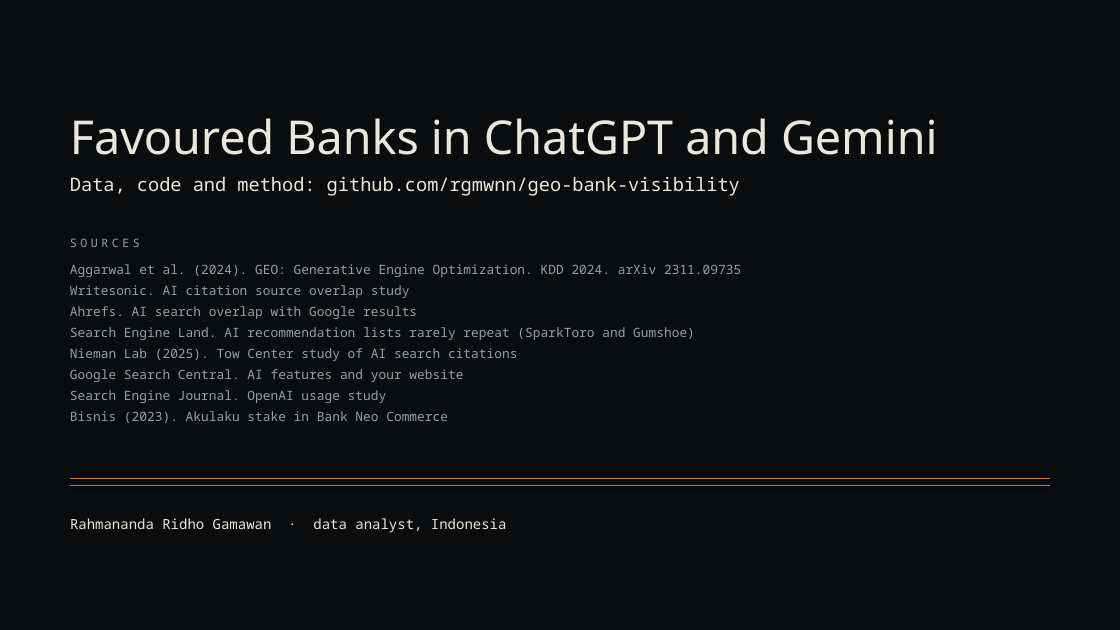
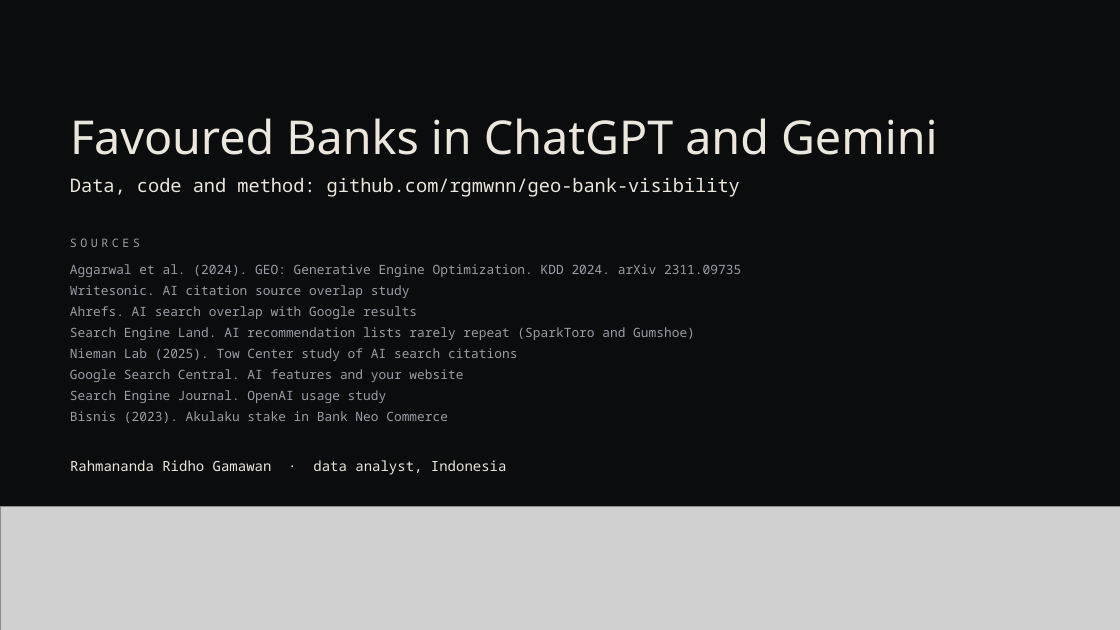
Before and after one commit to rgmwnn/geo-bank-visibility, a slide deck: slide 32 of deck/out/favoured-banks.pptx. Drawn at 1120x630 pixels with LibreOffice and Linux fonts; fonts in the diff are those of the drawing; grey boxes stand for pictures. Boxes give left, top, right and bottom in pixels: in the first picture for what was removed or moved away, otherwise in the second. Text is boxed around its words. In the diff, an @@ line names an element or a change of style, - is before the commit and + after.

```diff
--- a/deck/out/favoured-banks.pptx
+++ b/deck/out/favoured-banks.pptx
@@ text "Rahmananda Ridho Gamawan · data ...": place and size @@
-text "Rahmananda Ridho Gamawan · data ..." at (70,518,507,533)
+text "Rahmananda Ridho Gamawan · data ..." at (70,460,507,475)
@@ line removed from (70, 478) to (1050, 478) @@
@@ picture added at (0,507,1120,630) @@
@@ line removed from (70, 486) to (1050, 486) @@
```
Also in this commit, not shown: 31 other slides changed, 7 other files.
